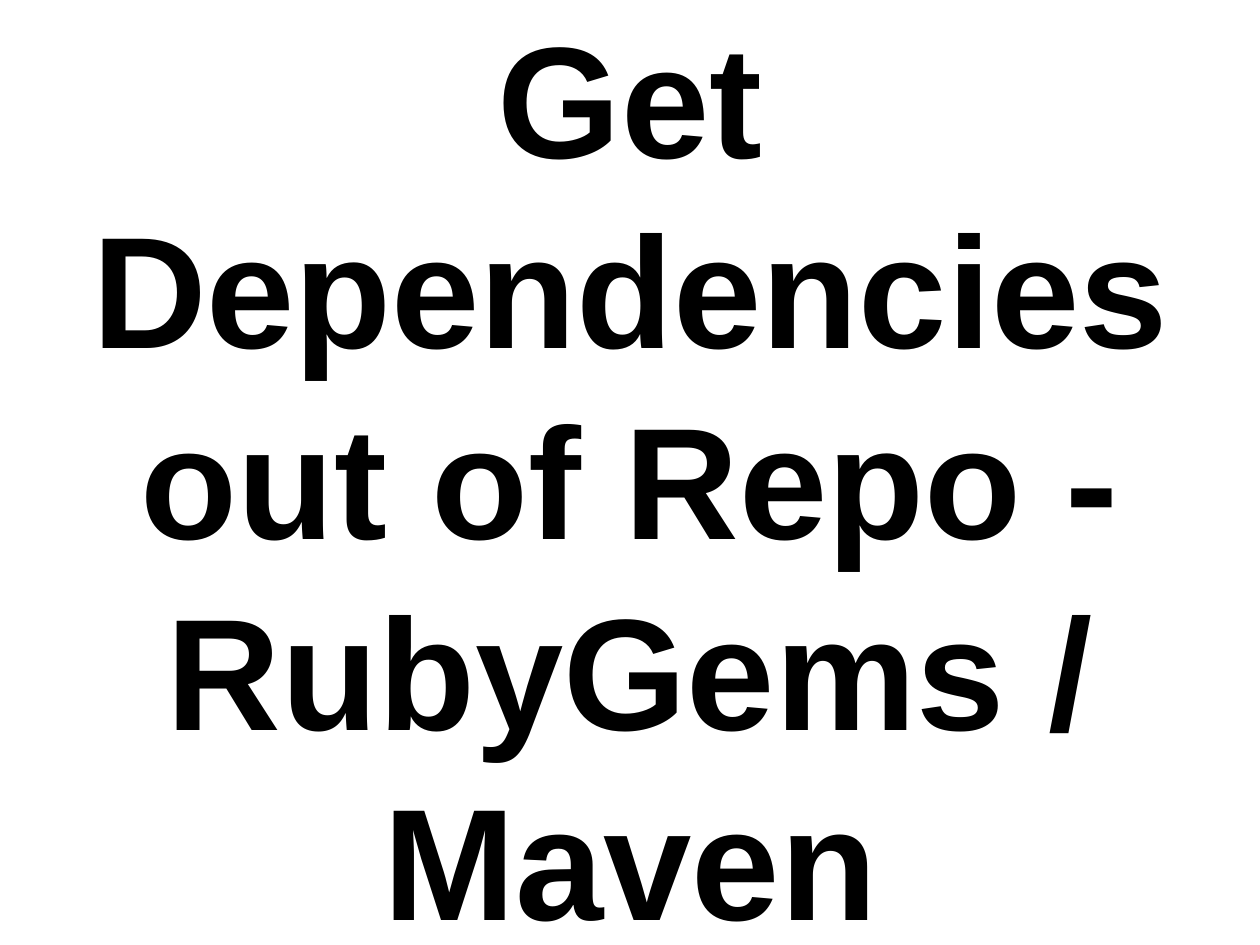
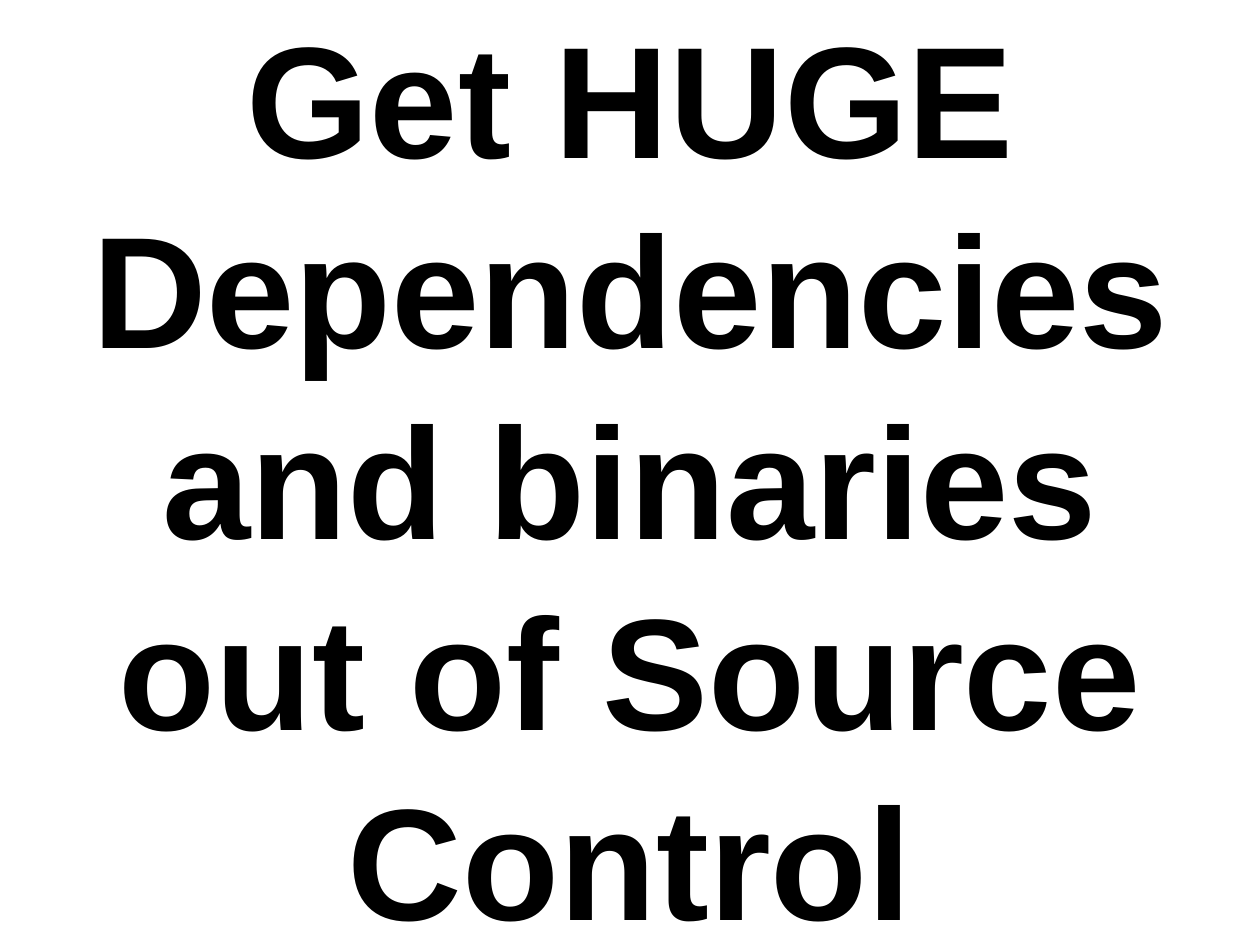
Before and after one commit to thewoolleyman/ci_for_the_rails_guy_or_gal, a slide deck: slide 53 of presentation/ci_for_the_web_2.0_guy_or_gal.odp (slide 51 before the commit). Drawn at 1260x945 pixels with LibreOffice and Linux fonts; fonts in the diff are those of the drawing. Boxes give left, top, right and bottom in pixels: in the first picture for what was removed or moved away, otherwise in the second. Text is boxed around its words. In the diff, an @@ line names an element or a change of style, - is before the commit and + after.

```diff
--- a/presentation/ci_for_the_web_2.0_guy_or_gal.odp
+++ b/presentation/ci_for_the_web_2.0_guy_or_gal.odp
@@ title at box(92, 47, 1168, 922): text changed @@
-Get Dependencies out of Repo -
-RubyGems / Maven
+Get HUGE Dependencies and binaries out of Source Control
```
Also in this commit, not shown: 1 other slide changed, 3 slides added.
